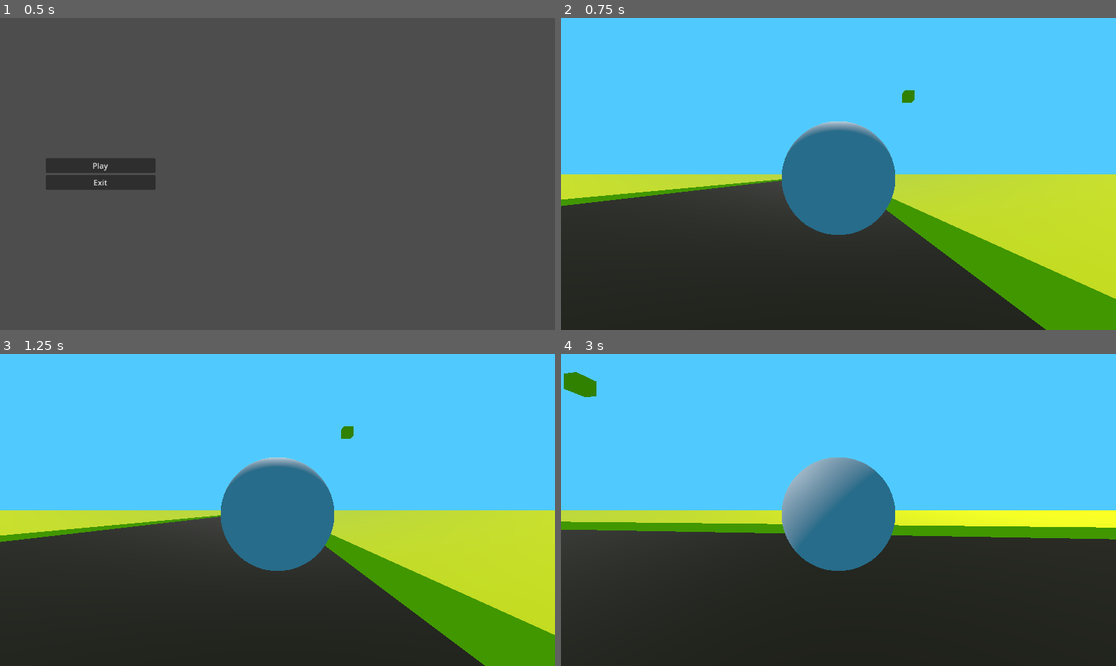
Above: before the commit, frames 1-4 (two rows, left to right).
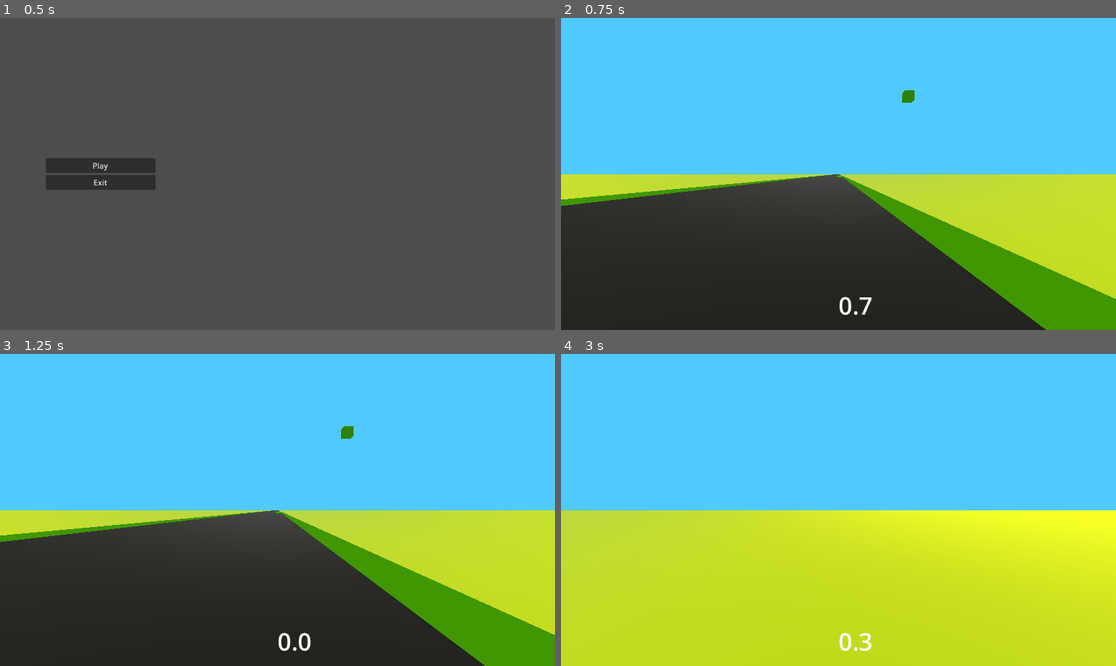
Above: after the commit, the same moments.

Repository: VHSDIR/thewayhome
Game: Godot game, scene res://scenes/main_menu.tscn
Two runs of this game, one before a commit and one after it. Both use one fixed random seed, a clock stepped at 60 frames per second and the inputs below.
Inputs:
- Up to frame 1 (0.5 s): no input
- Up to frame 2 (0.75 s): click "Play" at 0.5 s
- Up to frame 3 (1.25 s): no input
- Up to frame 4 (3 s): tap Enter at 1.25 s; hold D (rotate_right) 1.28-2.03 s; hold W (move_front) 1.28-2.03 s; hold S (move_back) 2.03-2.78 s; tap W (move_front) at 2.1 s; hold D (rotate_right) from 2.78 s (still down); hold W (move_front) from 2.78 s (still down)

Frame 1 is identical in both runs. In frame 2, 6.0% of the frame differs, in the area x 39-61%, y 33-96%; in frame 3, 6.0%; in frame 4, 49%, in the area x 0-100%, y 5-100%.

Commit message:
added acceleration and speedometer

Diff:
--- a/src/scenes/main.tscn
+++ b/src/scenes/main.tscn
@@ -10,8 +10,6 @@
 ambient_light_energy = 1.17
 
 [sub_resource type="BoxShape3D" id="BoxShape3D_nx46y"]
-
-[sub_resource type="SphereMesh" id="SphereMesh_p31o1"]
 
 [node name="main" type="Node3D"]
 
@@ -49,9 +47,24 @@
 transform = Transform3D(1, 0, 0, 0, 1, 0, 0, 0, 1, 0, 1, 0)
 shape = SubResource("BoxShape3D_nx46y")
 
-[node name="MeshInstance3D" type="MeshInstance3D" parent="CharacterBody3D"]
-transform = Transform3D(1, 0, 0, 0, 1, 0, 0, 0, 1, 0, 0.965158, 1.85367)
-mesh = SubResource("SphereMesh_p31o1")
+[node name="Control" type="Control" parent="CharacterBody3D"]
+layout_mode = 3
+anchors_preset = 0
+offset_left = 303.0
+offset_top = 199.0
+offset_right = 609.0
+offset_bottom = 314.0
+
+[node name="Label" type="Label" parent="CharacterBody3D/Control"]
+layout_mode = 0
+offset_left = 188.0
+offset_top = 363.0
+offset_right = 429.0
+offset_bottom = 433.0
+theme_override_font_sizes/font_size = 50
+text = "20.2"
+horizontal_alignment = 1
+vertical_alignment = 1
 
 [node name="terrain" parent="." instance=ExtResource("3_x3jfn")]
 transform = Transform3D(1, 0, 0, 0, 1, 0, 0, 0, 1, 1.83404, 0.912781, 0.259051)
--- a/src/scripts/player.gd
+++ b/src/scripts/player.gd
@@ -1,20 +1,52 @@
 extends CharacterBody3D
-const SPEED = 5.0
+
+var CURRENT_SPEED = 0
 const ROTATION_SPEED = 1.5
+var PREVIOUS_POSITION: Vector3;
+
 @export var camera_node : Node3D
+
+func float_to_speed(value: float) -> String:
+	# "%.1f" formats the float to one decimal point
+	return "%0.1f" % value
+
 func _physics_process(delta):
+	if PREVIOUS_POSITION == null:
+		PREVIOUS_POSITION = global_position;
+
 	if not is_on_floor():
 		velocity += get_gravity() * delta
+
+	var isAcceleratePressed = Input.is_action_pressed("move_front");
+	if isAcceleratePressed:
+		CURRENT_SPEED += delta
+	elif CURRENT_SPEED > 0:
+		CURRENT_SPEED -= delta
+		if CURRENT_SPEED < 0:
+			CURRENT_SPEED = 0;
+
 	var input_dir = Input.get_vector("rotate_left", "rotate_right", "move_back", "move_front")
-	var direction = (transform.basis * Vector3(input_dir.x, 0, input_dir.y)).normalized()
+	var direction = (transform.basis * Vector3(
+		input_dir.x,
+		0,
+		1 # jedynka ale nie wiem czemu
+	)).normalized()
 	if direction:
-		velocity.x = direction.x * SPEED
-		velocity.z = direction.z * SPEED
+		velocity.x = CURRENT_SPEED * direction.x;
+		velocity.z = CURRENT_SPEED * direction.z;
 	else:
-		velocity.x = move_toward(velocity.x, 0, SPEED)
-		velocity.z = move_toward(velocity.z, 0, SPEED)
+		velocity.x = move_toward(velocity.x, 0, CURRENT_SPEED)
+		velocity.z = move_toward(velocity.z, 0, CURRENT_SPEED)
+
 	if Input.is_action_pressed("rotate_left"):
 		rotate_y(ROTATION_SPEED * delta)
 	elif Input.is_action_pressed("rotate_right"):
 		rotate_y(-ROTATION_SPEED * delta)
+
+	var distance = position.distance_to(PREVIOUS_POSITION)
+	var speed = distance / delta
+	PREVIOUS_POSITION = position
+
+	$Control/Label.text = float_to_speed(speed);
+
 	move_and_slide()
Not shown: 1 places in src/scenes/main.tscn that only renumber resources
Not shown: 1 places in src/scenes/main_menu.tscn that only renumber resources
